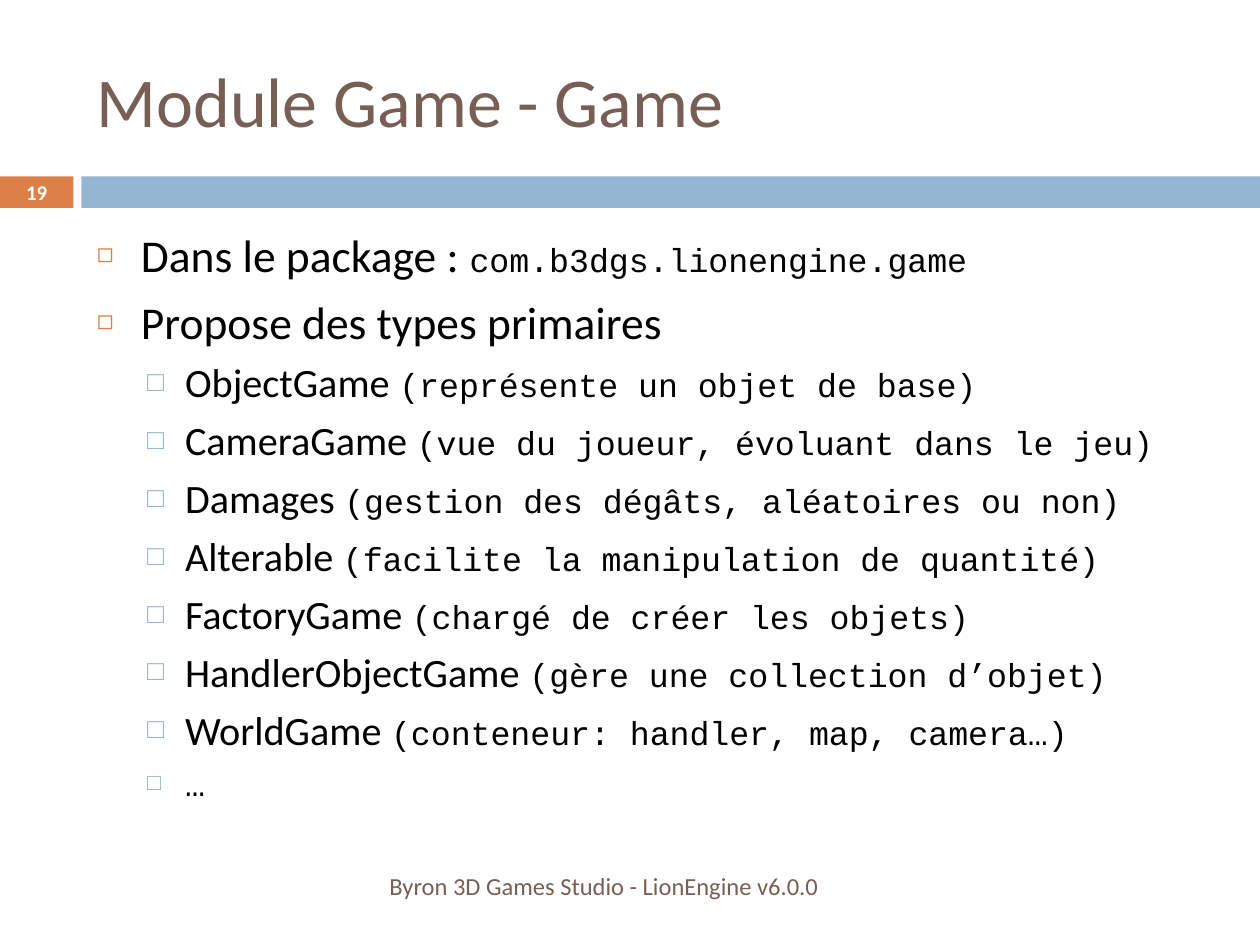
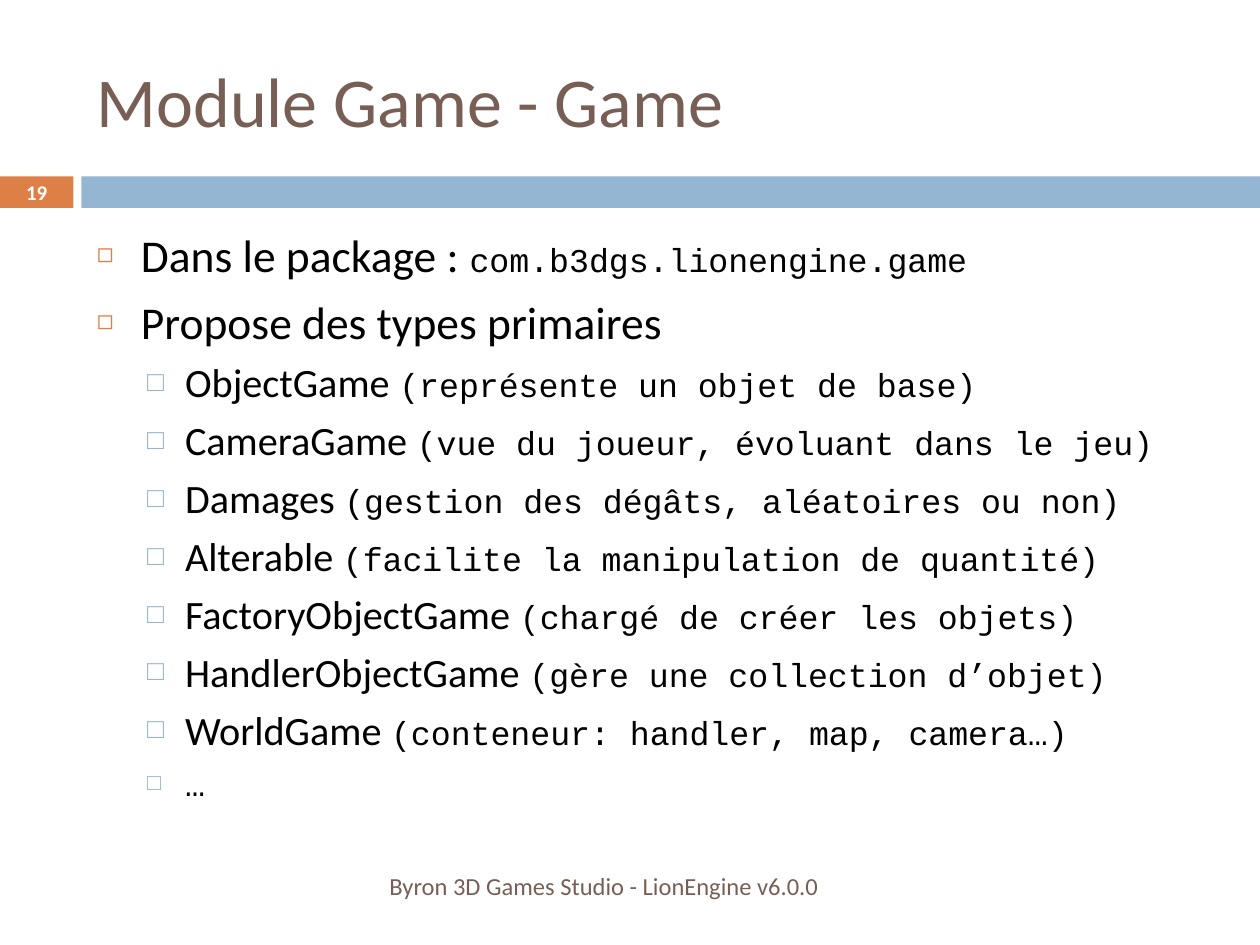
Before and after one commit to b3dgs/lionengine, a slide deck: slide 19 of doc/src/lionengine.pptx. Drawn at 1260x945 pixels with LibreOffice and Linux fonts; fonts in the diff are those of the drawing. Boxes give left, top, right and bottom in pixels: in the first picture for what was removed or moved away, otherwise in the second. Text is boxed around its words. In the diff, an @@ line names an element or a change of style, - is before the commit and + after.

```diff
--- a/doc/src/lionengine.pptx
+++ b/doc/src/lionengine.pptx
@@ text at box(185, 601, 1077, 636): text changed @@
-  □ FactoryGame (chargé de créer les objets)
+  □ FactoryObjectGame (chargé de créer les objets)
```
Also in this commit, not shown: 10 other slides changed, 1 slide added, 1 slide removed, 3 other files.
